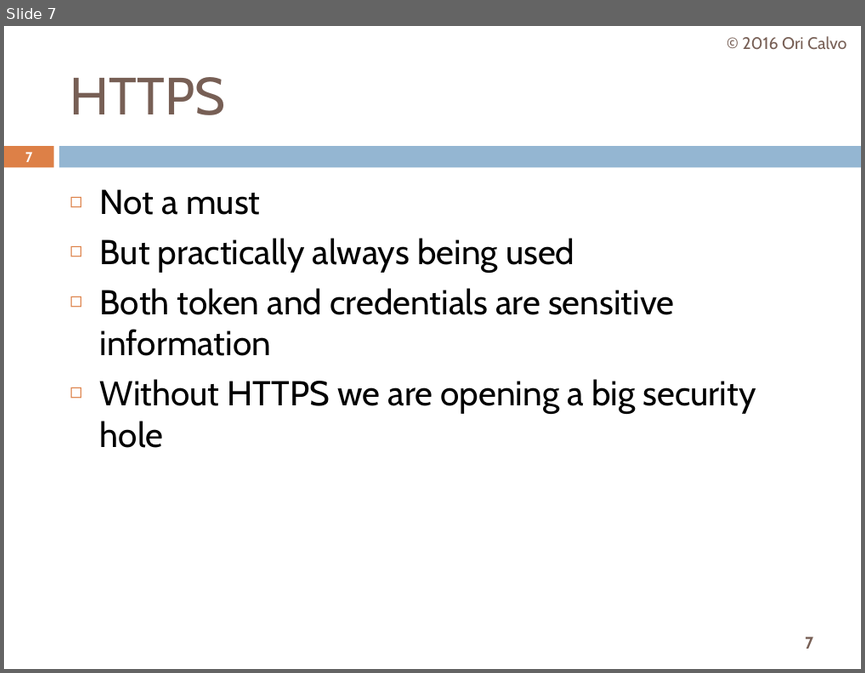
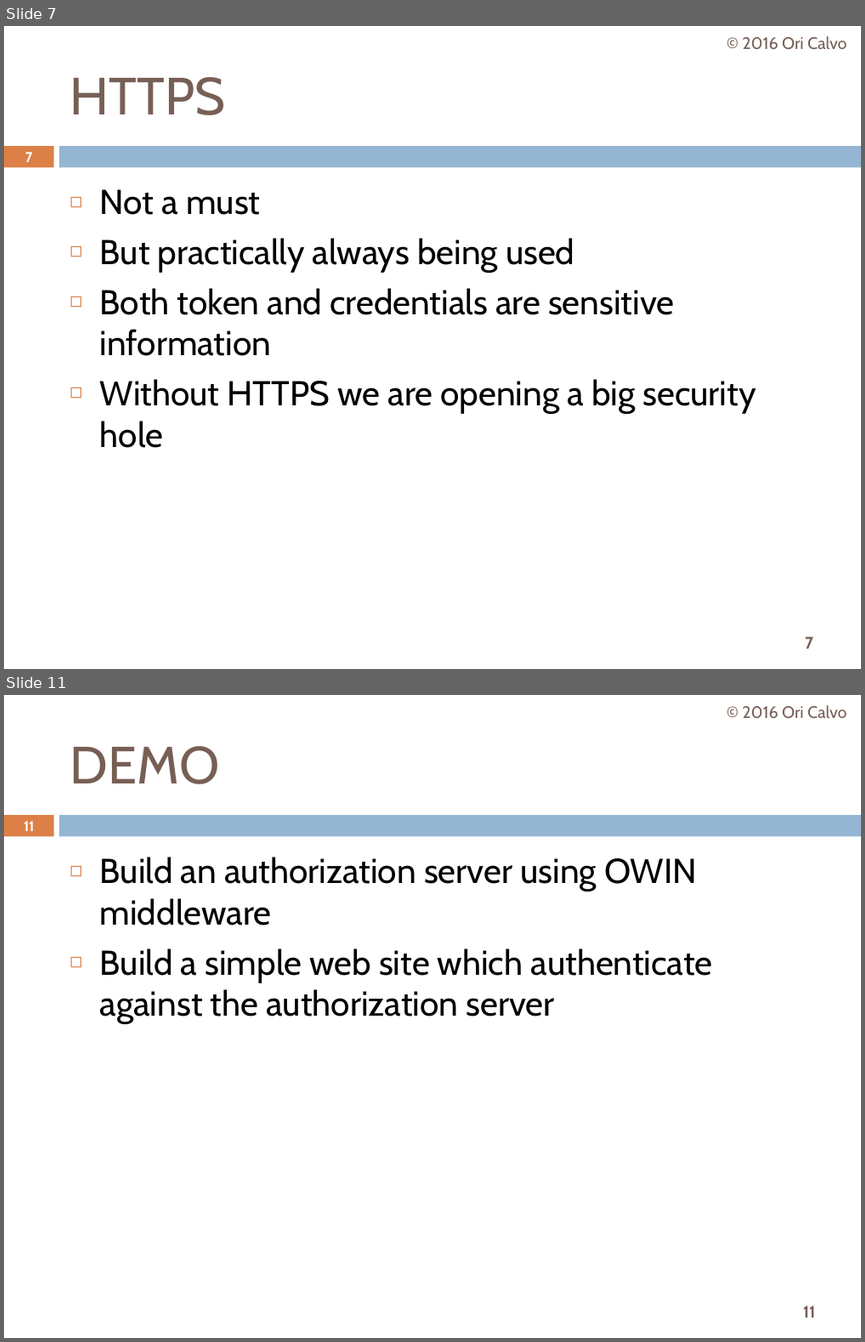
Before and after one commit to oricalvo/course-oauth, a slide deck: OAuth.pptx. Shown one above the other, each under a label of ours: slide 7 before the commit, slides 7 and 11 after it; the slides between them are not shown. The pictures are 865x673 and 865x1342 pixels, drawn with LibreOffice and Linux fonts; fonts in the diff are those of the drawing. Boxes give left, top, right and bottom in pixels: in the first picture for what was removed or moved away, otherwise in the second. Text is boxed around its words. In the diff, an @@ line names an element or a change of style, - is before the commit and + after.

```diff
--- a/OAuth.pptx
+++ b/OAuth.pptx
@@ slide 11 added at [4,695,861,1338], background #FFFFFF; not listed: 3 template elements that a slide beside it also shows @@
@@ text added at [742,705,846,719], 14 pt, text #775F55 @@
+© 2016 Ori Calvo
@@ title added at [69,746,219,784], 44 pt, text #775F55 @@
+DEMO
@@ page number added at [24,821,34,831], 11.9 pt, text #FFFFFF, bold @@
+11
@@ text added at [100,857,713,1024], 29 pt, text #000000 @@
+◻ Build an authorization server using OWIN middleware
+◻ Build a simple web site which authenticate against the authorization server
```
Also in this commit, not shown: 6 slides changed, 8 other slides added.
